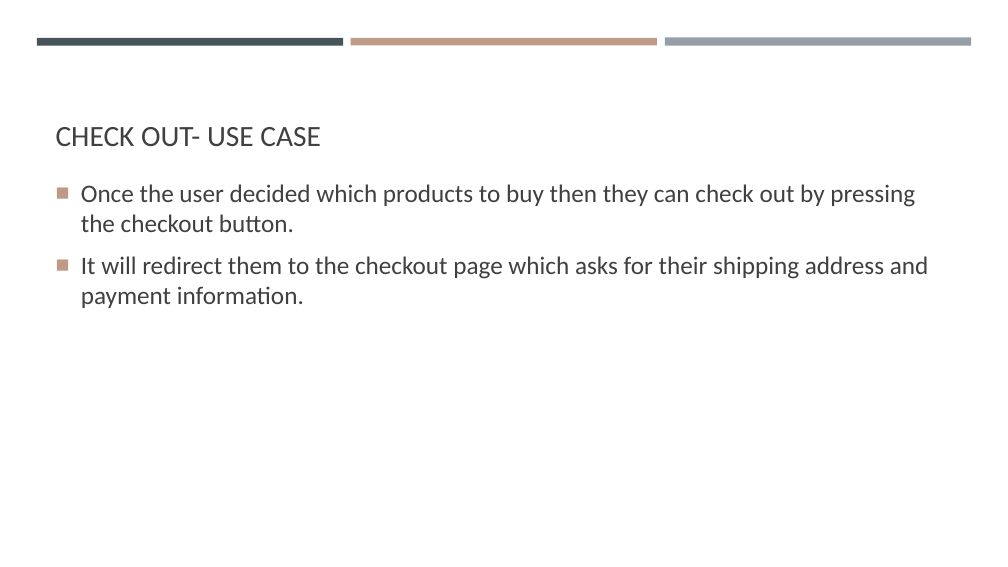
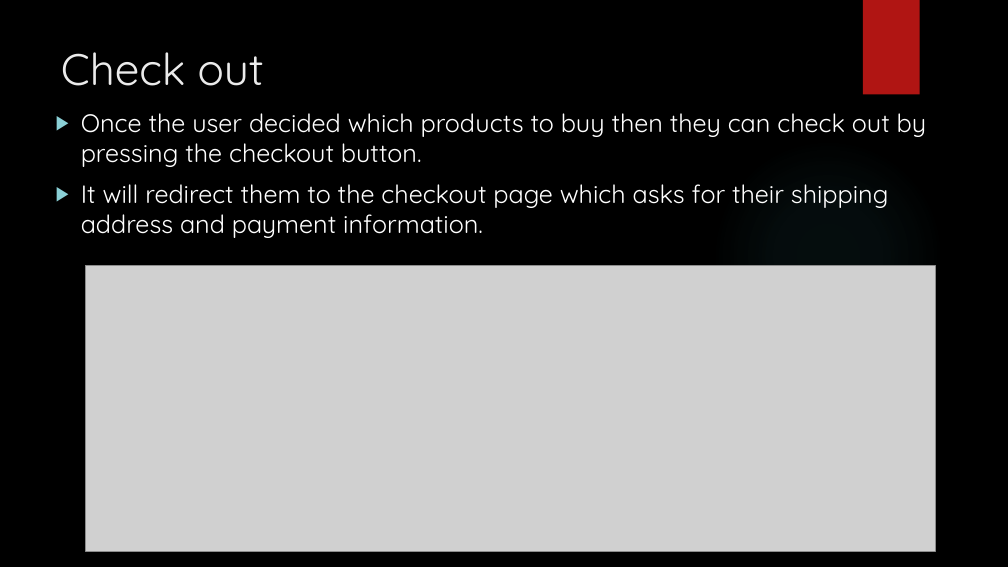
Before and after one commit to Gebrealief/final-wap-project, a slide deck: slide 10 of Wap presentation.pptx. Drawn at 1008x567 pixels with LibreOffice and Linux fonts; fonts in the diff are those of the drawing; grey boxes stand for pictures; background and template pictures are left out. Boxes give left, top, right and bottom in pixels: in the first picture for what was removed or moved away, otherwise in the second. Text is boxed around its words. In the diff, an @@ line names an element or a change of style, - is before the commit and + after.

```diff
--- a/Wap presentation.pptx
+++ b/Wap presentation.pptx
@@ background #FFFFFF to picture (left out) @@
@@ rectangle added at (863,0,920,95), fill #B01513 @@
@@ rectangle removed at (37,38,343,45) @@
@@ title "Check out" at (61,52,264,86): vertical alignment bottom to top @@
@@ title at (61,52,264,86): text changed; size 28 to 42 pt; font Calibri to Quicksand; text colour #404040 to #EBEBEB @@
-CHECK OUT- USE CASE
+Check out
@@ rectangle removed at (351,38,657,45) @@
@@ rectangle removed at (665,38,971,46) @@
@@ text "Once the user decided which ...": place and size @@
-text "Once the user decided which ..." at (81,184,929,308)
+text "Once the user decided which ..." at (81,113,926,238)
@@ text "Once the user decided which ..." at (81,113,926,238): font Calibri to Quicksand, text colour #404040 to #FFFFFF; bullet ■ to ▶; bullet colour #BE9A87 to #8AD0D6; vertical alignment middle to top @@
@@ ellipse added at (712,138,944,371), fill gradient #50B9C1 @@
@@ picture added at (85,265,935,551) @@
```
Also in this commit, not shown: 9 other slides changed, 3 slides added, 2 slides removed, 25 other files.
